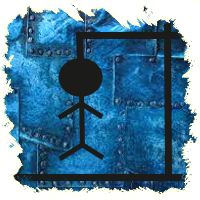
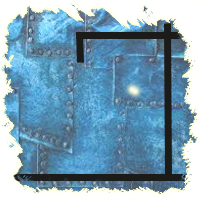
Layered file, before and after one edit (200x200). Changes by layer:
hid "Shape 5 copy 3" over (x1=79, y1=141, x2=105, y2=160)
hid "Shape 5 copy 2" over (x1=58, y1=142, x2=84, y2=161)
hid "Shape 5 copy" over (x1=78, y1=100, x2=104, y2=119)
hid "Shape 5" over (x1=57, y1=101, x2=83, y2=120)
hid "Shape 4" over (x1=79, y1=94, x2=85, y2=147)
hid "Shape 3" over (x1=58, y1=58, x2=103, y2=97)
painted on "Layer 2" over (x1=122, y1=79, x2=146, y2=102)
